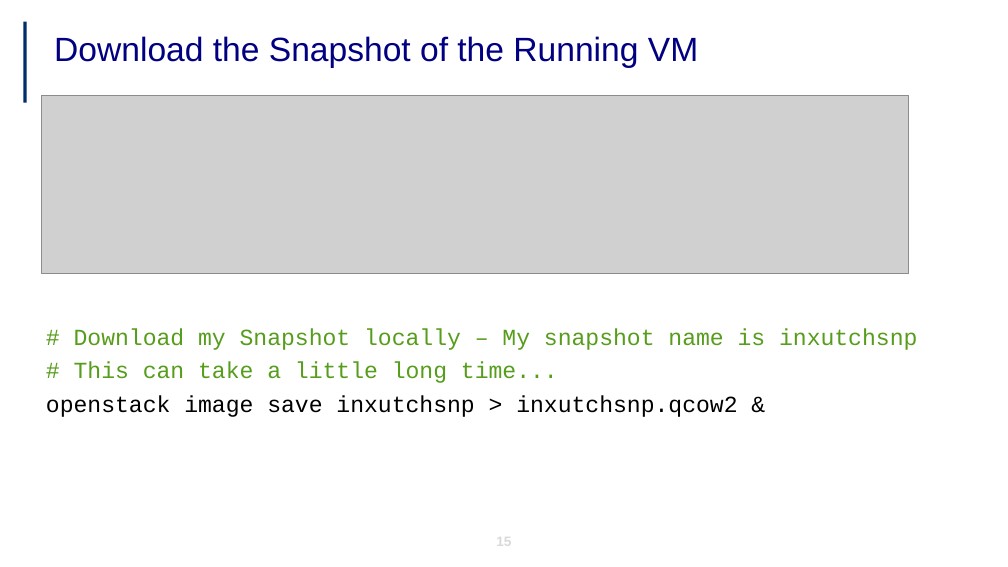
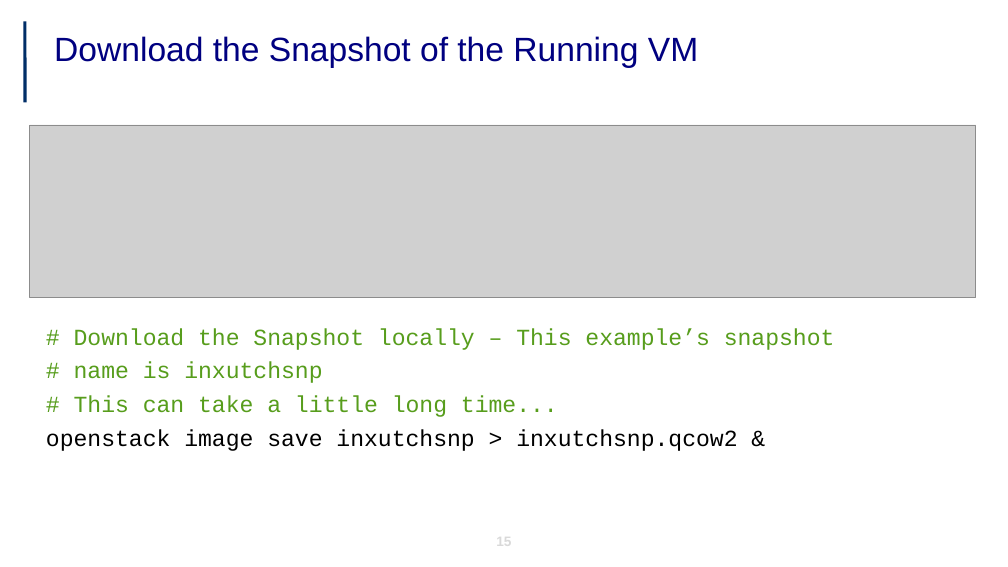
Before and after one commit to jicarretero/SummitMalaga2017, a slide deck: slide 15 of FiwareImageHandling.odp. Drawn at 1008x567 pixels with LibreOffice and Linux fonts; fonts in the diff are those of the drawing; grey boxes stand for pictures; background and template pictures are left out. Boxes give left, top, right and bottom in pixels: in the first picture for what was removed or moved away, otherwise in the second. Text is boxed around its words. In the diff, an @@ line names an element or a change of style, - is before the commit and + after.

Commit message:
Change presentation image and some changes in wording

```diff
--- a/FiwareImageHandling.odp
+++ b/FiwareImageHandling.odp
@@ picture: place and size @@
-picture at [42,96,909,274]
+picture at [29,125,976,297]
@@ text at [74,328,835,383]: text changed @@
-# Download my Snapshot locally – My snapshot name is inxutchsnp
+# Download the Snapshot locally – This example’s snapshot
+# name is inxutchsnp
```
Also in this commit, not shown: 17 other slides changed.
